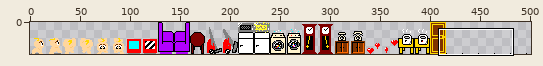
Two versions of one sprite sheet, assets/sprites.png. The picture above shows the old version from afar; the outline marks the close-up.
Close-up. Before:
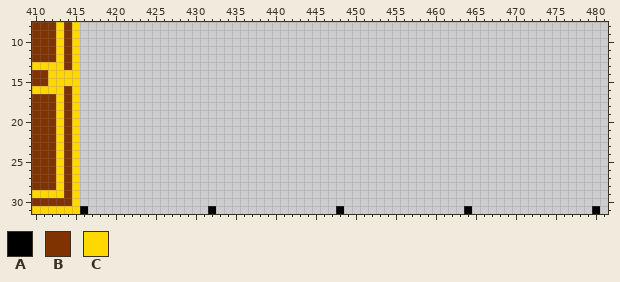
The file is 512x32 pixels. Shown: x 410..481, y 8..31. The wide view leaves out empty margins.
Palette (. is transparent): A #000000  B #7f3300  C #ffd800
Pixels before, first column x 410:
 8 BBBCBC.................................................................
 9 BBBCBC.................................................................
10 BBBCBC.................................................................
11 BBBCBC.................................................................
12 BBBCBC.................................................................
13 CCCCBC.................................................................
14 BBCCCC.................................................................
15 BBCCCC.................................................................
16 CCCCBC.................................................................
17 BBBCBC.................................................................
18 BBBCBC.................................................................
19 BBBCBC.................................................................
20 BBBCBC.................................................................
21 BBBCBC.................................................................
22 BBBCBC.................................................................
23 BBBCBC.................................................................
24 BBBCBC.................................................................
25 BBBCBC.................................................................
26 BBBCBC.................................................................
27 BBBCBC.................................................................
28 BBBCBC.................................................................
29 CCCCBC.................................................................
30 BBBBBC.................................................................
31 CCCCCCA...............A...............A...............A...............A
After the commit:
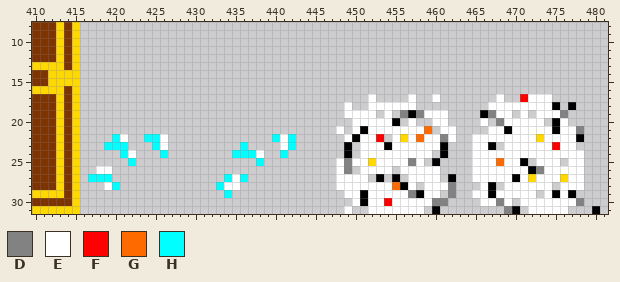
Colours new in this view: D #828282  E #ffffff  F #ff0000  G #ff6a00  H #00ffff
The exact change:
y 17: x 452 . -> E; x 457 . -> E; x 460 . -> E; x 468 . -> E; x 471..474 .... -> FEEE
y 18: x 449 . -> E; x 452..457 ...... -> EEEEEE; x 467..475 ......... -> EEEEEEEEA; x 477 . -> A
y 19: x 449..452 .... -> EEEE; x 454 . -> E; x 456..461 ...... -> DADEEE; x 466..469 .... -> ADEE; x 471 . -> E; x 473..476 .... -> EEED
y 20: x 450..455 ...... -> EEEEEA; x 457 . -> E; x 460..461 .. -> EE; x 466 . -> E; x 468..473 ...... -> DEEEEE; x 475..476 .. -> AE
y 21: x 448 . -> E; x 450..459 .......... -> EAEEEEEEEG; x 461..462 .. -> EE; x 467..478 ............ -> EEAEEEEEAEED
y 22: x 420..421 .. -> HE; x 424..426 ... -> HHE; x 440..442 ... -> HEH; x 449..453 ..... -> EAEEF; x 455..462 ........ -> ECEGEEDE; x 465..478 .............. -> EEEEEEEECEEEEA
y 23: x 419..421 ... -> HHH; x 425..426 .. -> HE; x 436 . -> H; x 441..442 .. -> EH; x 449 . -> A; x 451..461 ........... -> EEEAEEEEEEA; x 465..467 ... -> EEA; x 469..477 ......... -> EEEEEEFEE
y 24: x 421..422 .. -> HE; x 426 . -> H; x 435..438 .... -> HHHE; x 441 . -> H; x 449 . -> A; x 451..459 ......... -> EEEEEEEEE; x 461 . -> A; x 465..478 .............. -> EEEEEEEEEEEEEE
y 25: x 422 . -> H; x 438 . -> H; x 448..458 ........... -> EDEECEEEEDE; x 460 . -> A; x 465..471 ....... -> EEEGEEA; x 473..475 ... -> EEE; x 477..478 .. -> EE
y 26: x 418..419 .. -> EE; x 448..449 .. -> ED; x 451..454 .... -> EEEE; x 456..460 ..... -> EEEEE; x 465..478 .............. -> EEEEEEEADEEEEE
y 27: x 417..419 ... -> HHH; x 434..436 ... -> HEH; x 448..451 .... -> EEEE; x 453 . -> A; x 455 . -> A; x 457..460 .... -> EEEE; x 462 . -> A; x 465..478 .............. -> EEEEEAECEEECEE
y 28: x 419..420 .. -> EH; x 433..435 ... -> HEE; x 448..457 .......... -> EEEEEEEGAE; x 459..462 .... -> EEED; x 466..467 .. -> EA; x 469..474 ...... -> EEEEEE; x 476..478 ... -> EEE
y 29: x 434 . -> H; x 449..460 ............ -> EEAEEEEEDAEE; x 462 . -> D; x 465..472 ........ -> EEAEEEEE; x 474..477 .... -> EAEA
y 30: x 450..461 ............ -> EAEEFEEEEEDD; x 466..469 .... -> EEDE; x 471..478 ........ -> EEEEEEED
y 31: x 416 A -> .; x 432 A -> .; x 448..449 A. -> .E; x 452..458 ....... -> EEEEEEE; x 460 . -> A; x 464 A -> .; x 469..470 .. -> DA; x 472..476 ..... -> EEEEE
